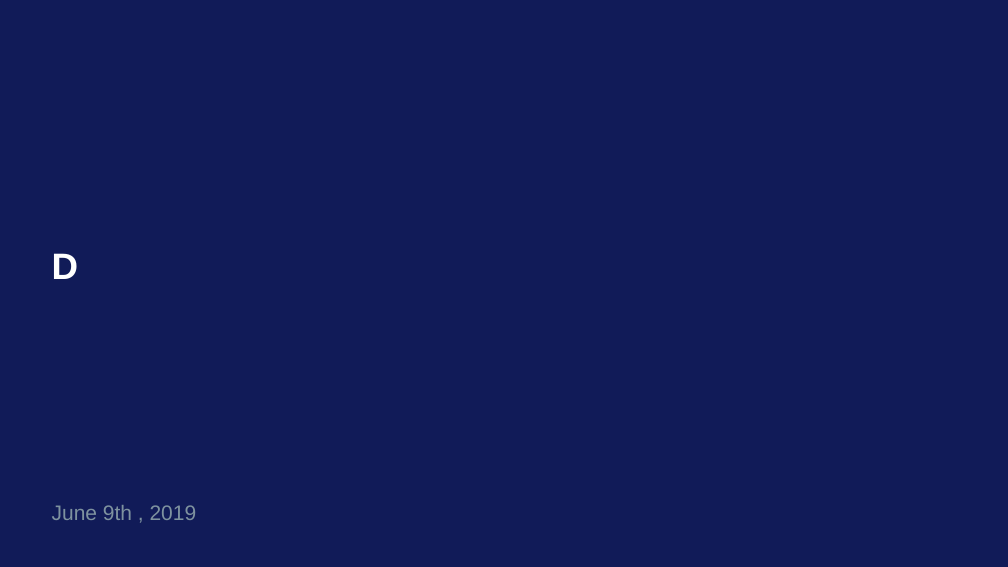
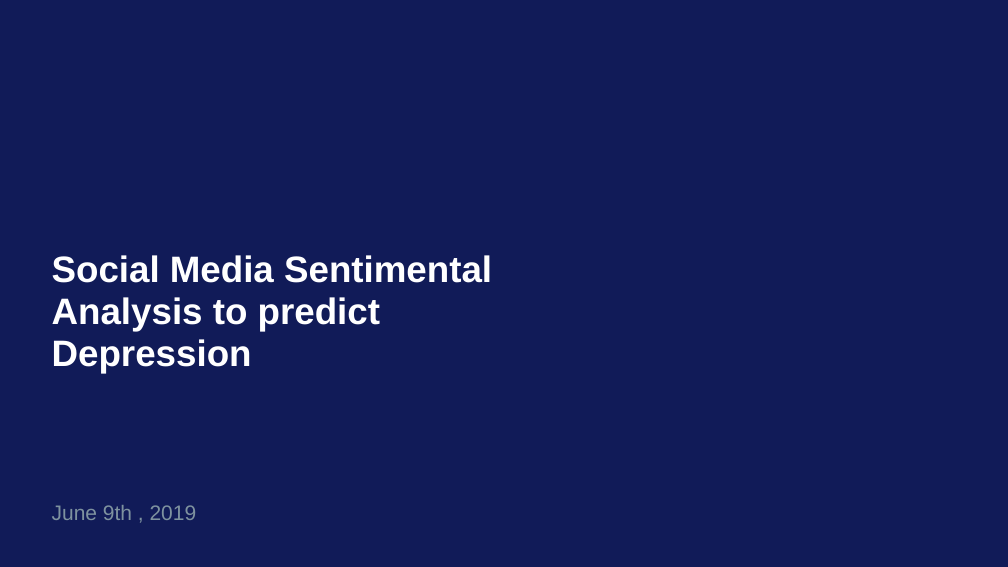
Before and after one commit to ela4490/Data-Science, a slide deck: slide 1 of DepressionTracker.pptx. Drawn at 1008x567 pixels with LibreOffice and Linux fonts; fonts in the diff are those of the drawing; background and template pictures are left out. Boxes give left, top, right and bottom in pixels: in the first picture for what was removed or moved away, otherwise in the second. Text is boxed around its words. In the diff, an @@ line names an element or a change of style, - is before the commit and + after.

```diff
--- a/DepressionTracker.pptx
+++ b/DepressionTracker.pptx
@@ title at [52,255,492,373]: text changed @@
-D
+Social Media Sentimental Analysis to predict Depression
```
Also in this commit, not shown: 3 other slides changed, 3 slides added, 1 slide removed, 1 other file.
